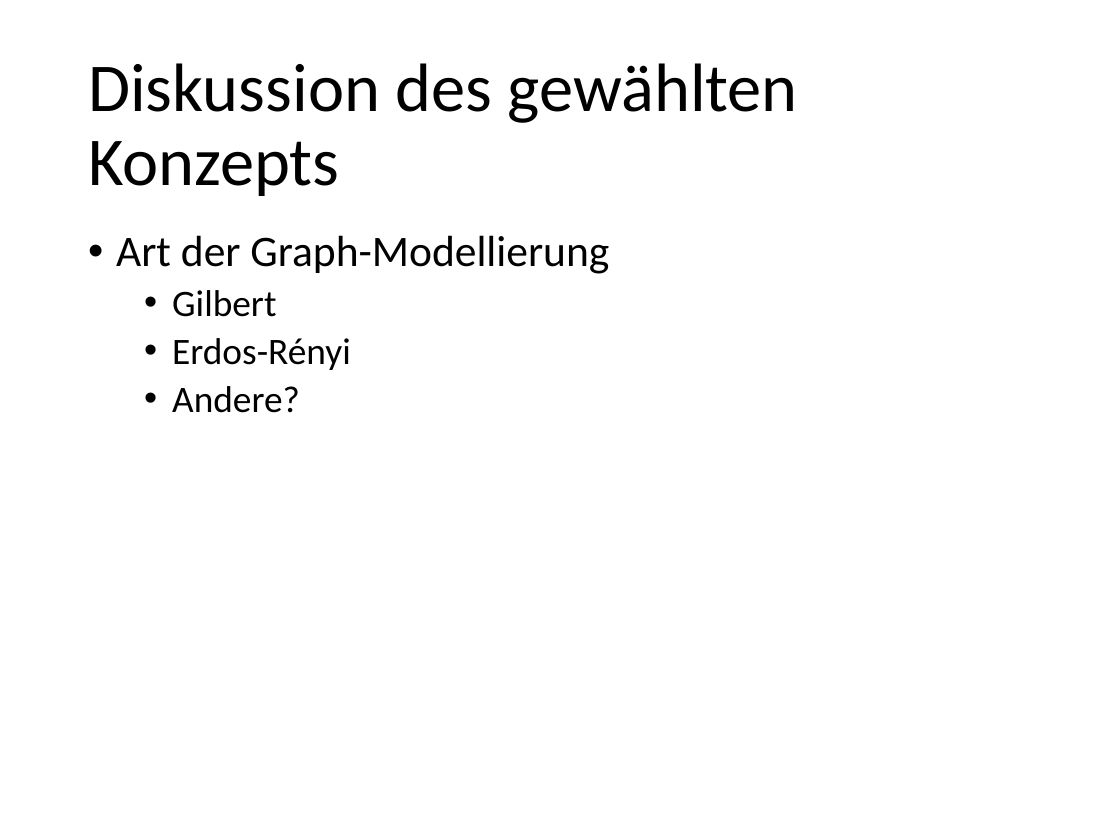
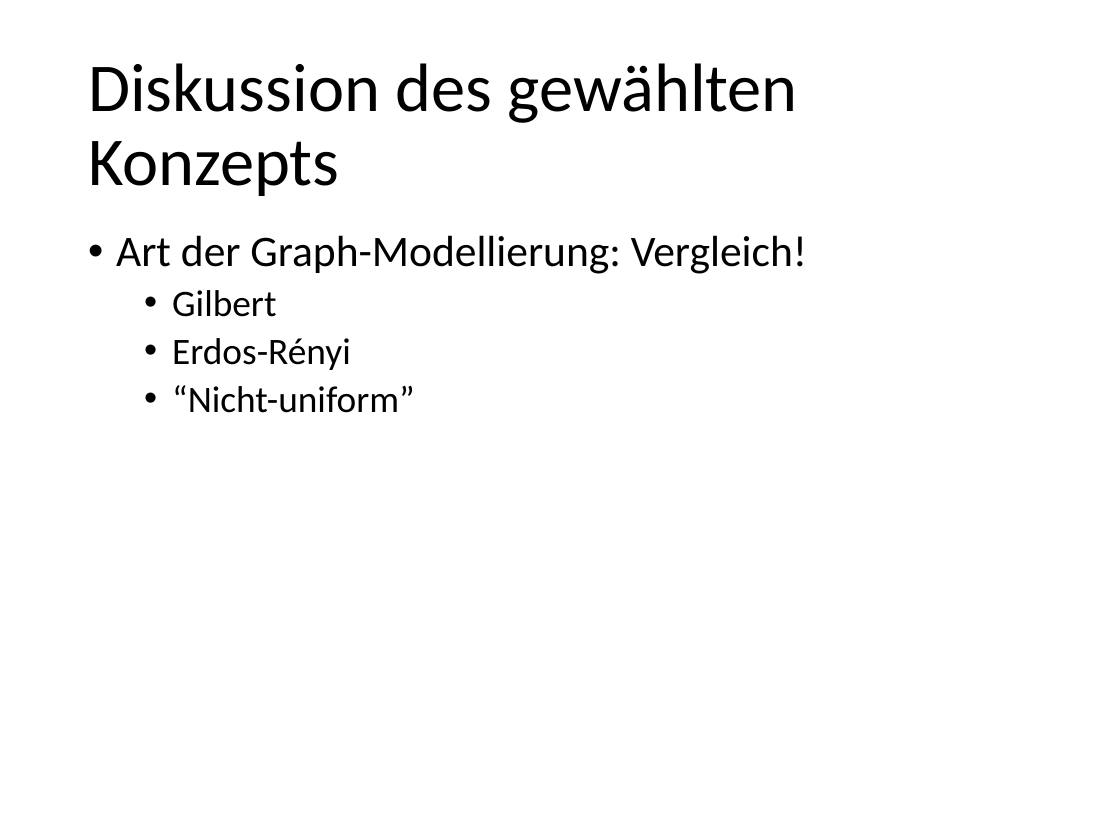
Before and after one commit to foyan/GraphBonanza, a slide deck: slide 4 of doc/Design Review.pptx. Drawn at 1120x840 pixels with LibreOffice and Linux fonts; fonts in the diff are those of the drawing. Boxes give left, top, right and bottom in pixels: in the first picture for what was removed or moved away, otherwise in the second. Text is boxed around its words. In the diff, an @@ line names an element or a change of style, - is before the commit and + after.

```diff
--- a/doc/Design Review.pptx
+++ b/doc/Design Review.pptx
@@ text at [116, 235, 807, 274]: text changed @@
-• Art der Graph-Modellierung
+• Art der Graph-Modellierung: Vergleich!
@@ text at [172, 385, 415, 413]: text changed @@
-  • Andere?
+  • “Nicht-uniform”
```
Also in this commit, not shown: 1 slide added, 6 other files.
